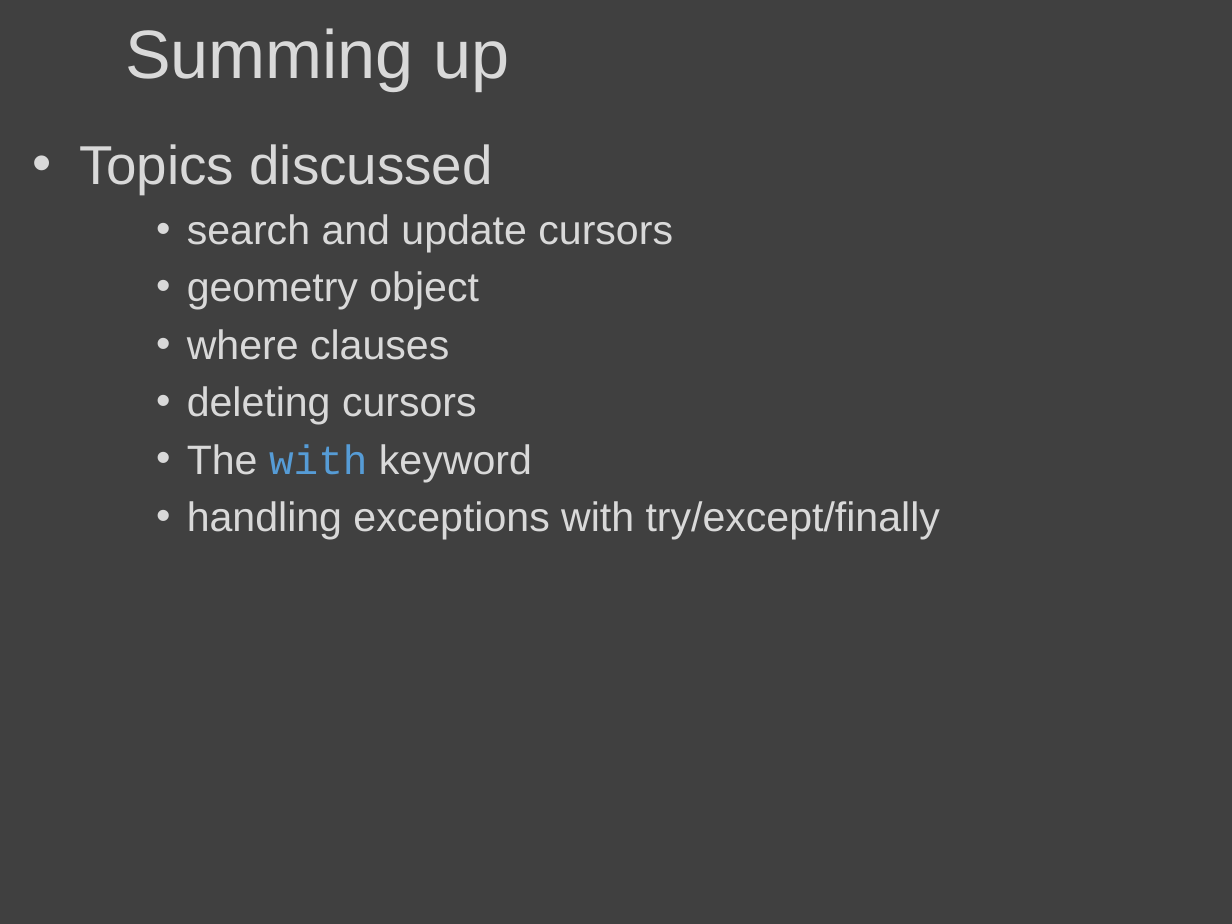
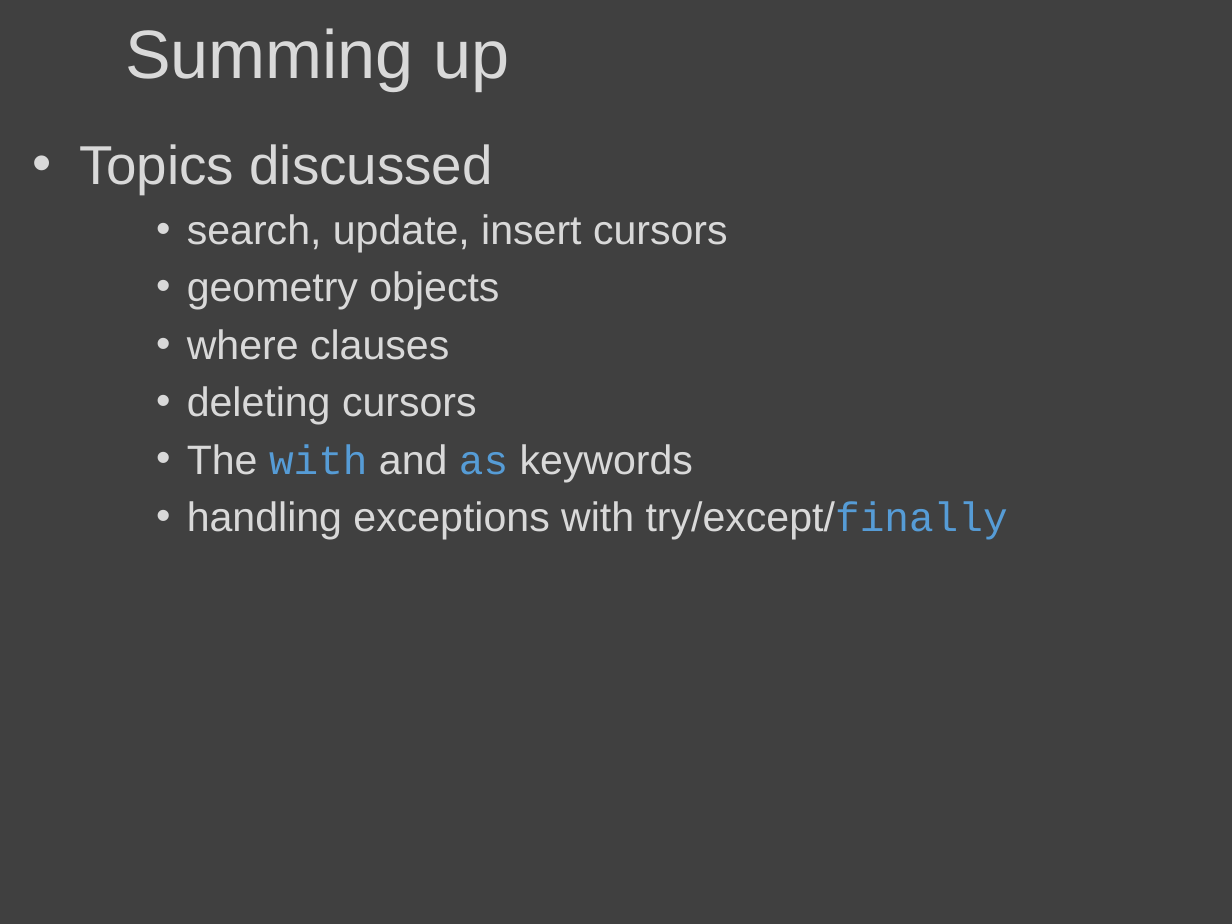
Before and after one commit to lgtateos/gis540, a slide deck: slide 105 of slides/cursors.pptx (slide 99 before the commit). Drawn at 1232x924 pixels with LibreOffice and Linux fonts; fonts in the diff are those of the drawing. Boxes give left, top, right and bottom in pixels: in the first picture for what was removed or moved away, otherwise in the second. Text is boxed around its words. In the diff, an @@ line names an element or a change of style, - is before the commit and + after.

```diff
--- a/slides/cursors.pptx
+++ b/slides/cursors.pptx
@@ text at (187,214,728,310): text changed @@
-    • search and update cursors
-    • geometry object
+    • search, update, insert cursors
+    • geometry objects
@@ text at (187,444,693,482): text changed @@
-    • The with keyword
+    • The with and as keywords
@@ text at (187,501,1008,540): font Arial to Courier New, text colour #D9D9D9 to #569CD6 in "try/except/finally" @@
```
Also in this commit, not shown: 12 other slides changed, 9 slides added, 3 slides removed.
